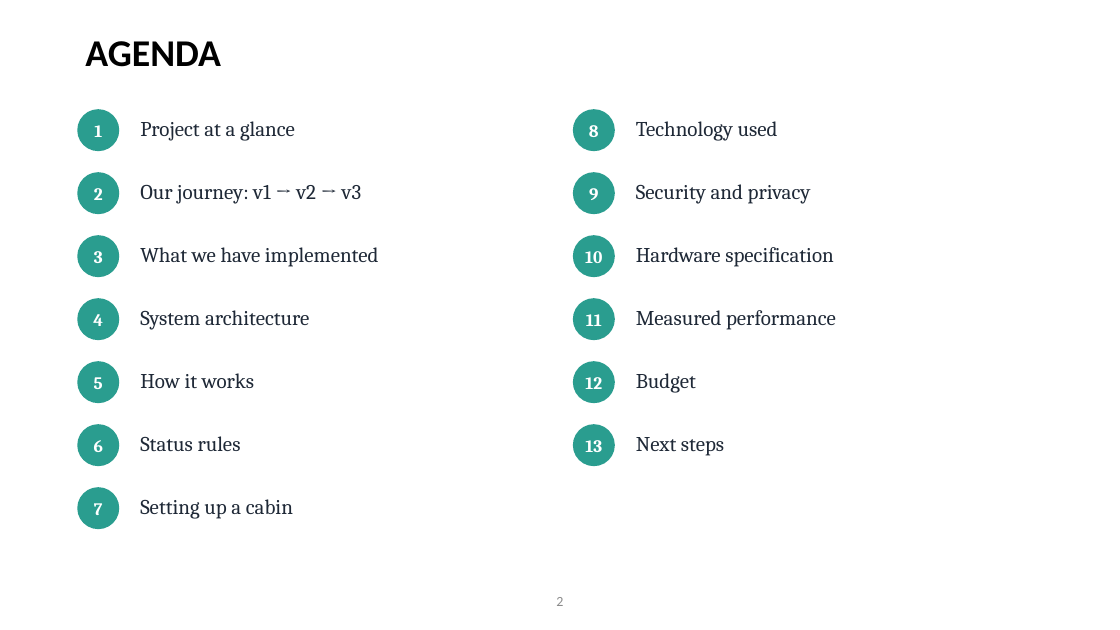
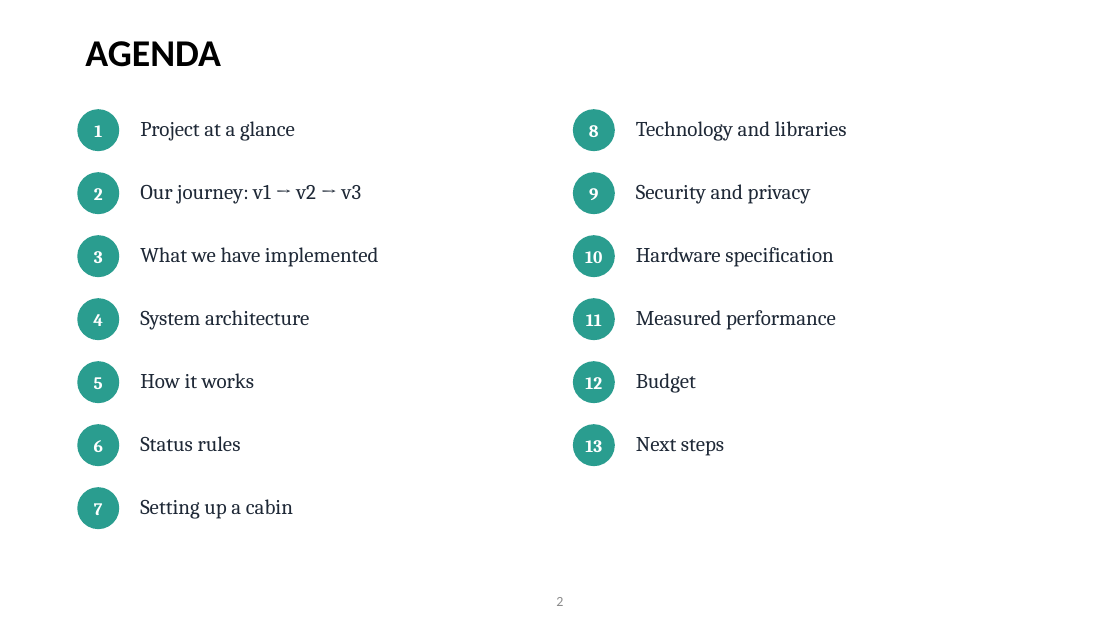
Before and after one commit to CodeSamhita/Smart-Cabin-An-IoT-Based-RealTime-Faculty-Availability-Monitoring-System, a slide deck: slide 2 of Documents/Smart Cabin - Technology, Working, Specifications and Budget.pptx. Drawn at 1120x630 pixels with LibreOffice and Linux fonts; fonts in the diff are those of the drawing; background and template pictures are left out. Boxes give left, top, right and bottom in pixels: in the first picture for what was removed or moved away, otherwise in the second. Text is boxed around its words. In the diff, an @@ line names an element or a change of style, - is before the commit and + after.

```diff
--- a/Documents/Smart Cabin - Technology, Working, Specifications and Budget.pptx
+++ b/Documents/Smart Cabin - Technology, Working, Specifications and Budget.pptx
@@ text at box(636, 121, 847, 141): text changed @@
-Technology used
+Technology and libraries
```
Also in this commit, not shown: 2 slides added, 2 other files.
